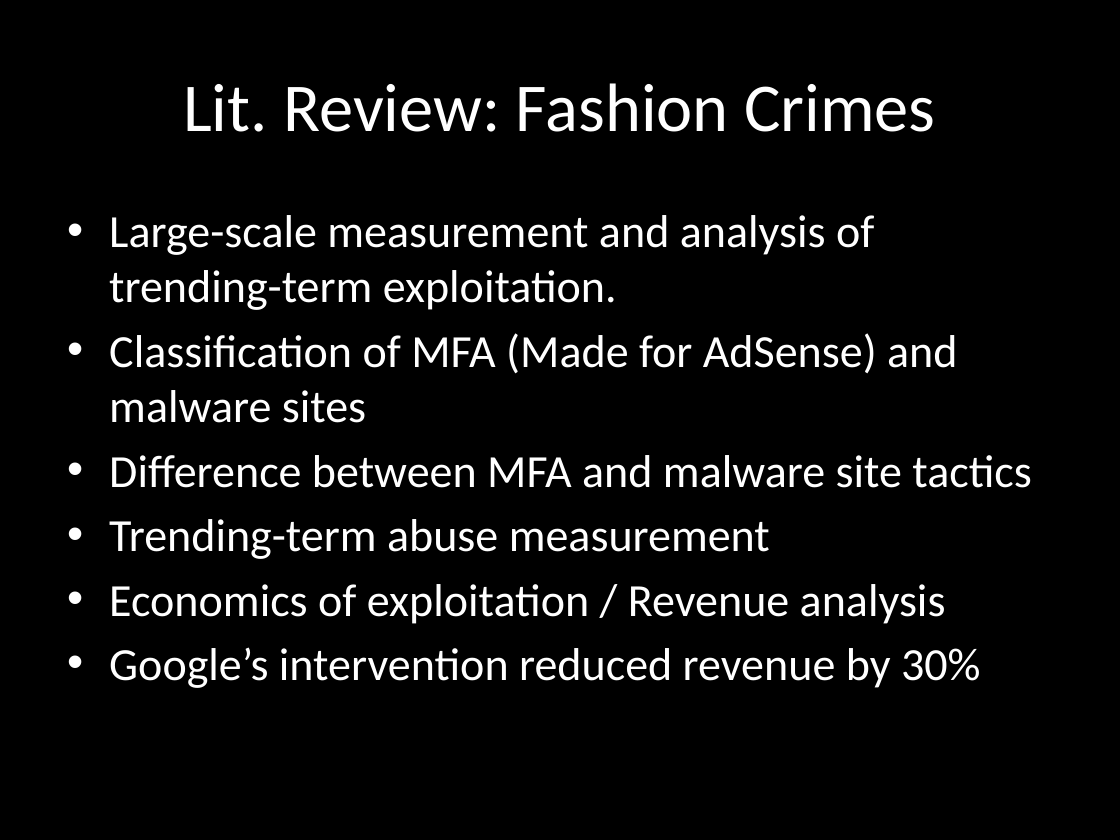
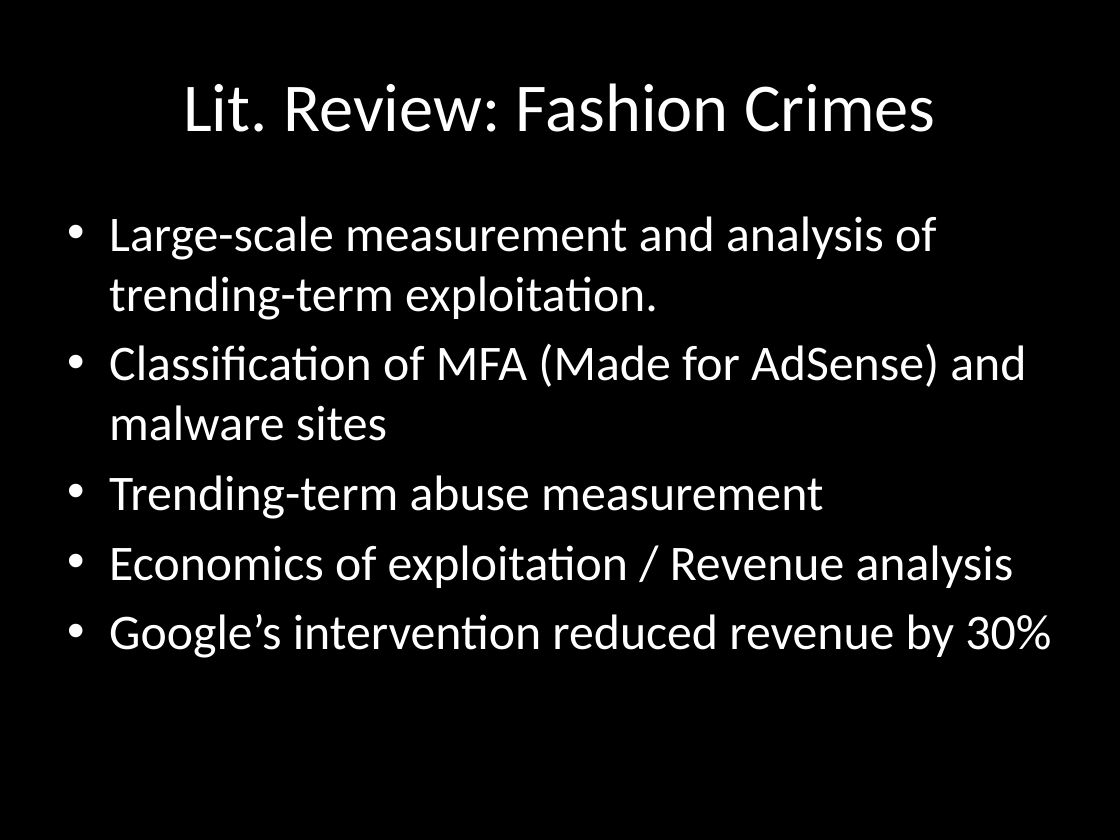
Before and after one commit to chrissorchard/malucrawl, a slide deck: slide 5 of doc/pres1/wk4-progress.pptx. Drawn at 1120x840 pixels with LibreOffice and Linux fonts; fonts in the diff are those of the drawing; background and template pictures are left out. Boxes give left, top, right and bottom in pixels: in the first picture for what was removed or moved away, otherwise in the second. Text is boxed around its words. In the diff, an @@ line names an element or a change of style, - is before the commit and + after.

```diff
--- a/doc/pres1/wk4-progress.pptx
+++ b/doc/pres1/wk4-progress.pptx
@@ text "Large-scale measurement and analysis of ..." at bbox=[109, 216, 1051, 658]: size 29.6 to 32 pt @@
@@ text at bbox=[109, 455, 1031, 488]: paragraph removed @@
-• Difference between MFA and malware site tactics
```
Also in this commit, not shown: 4 other slides changed.
